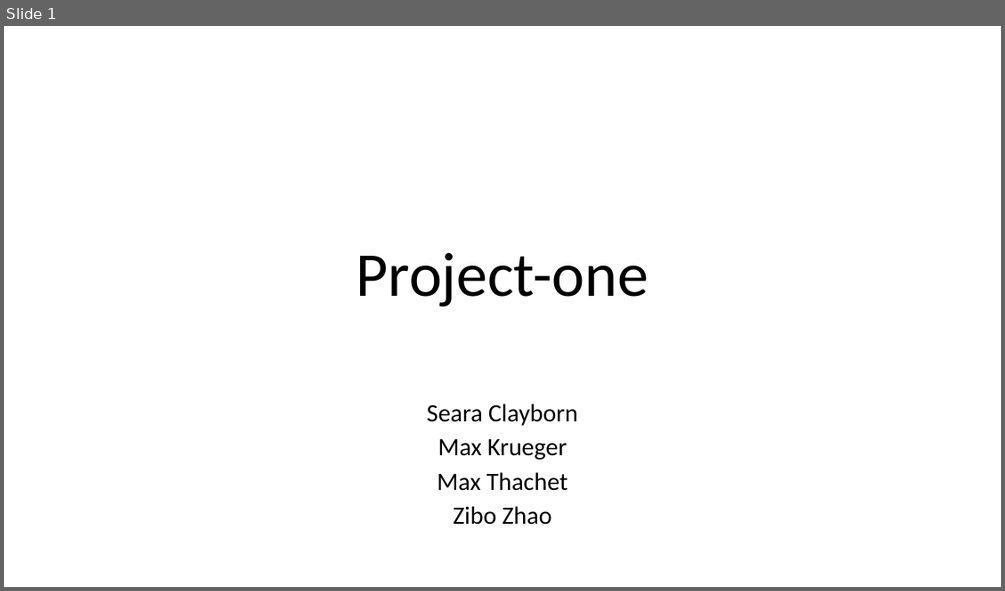
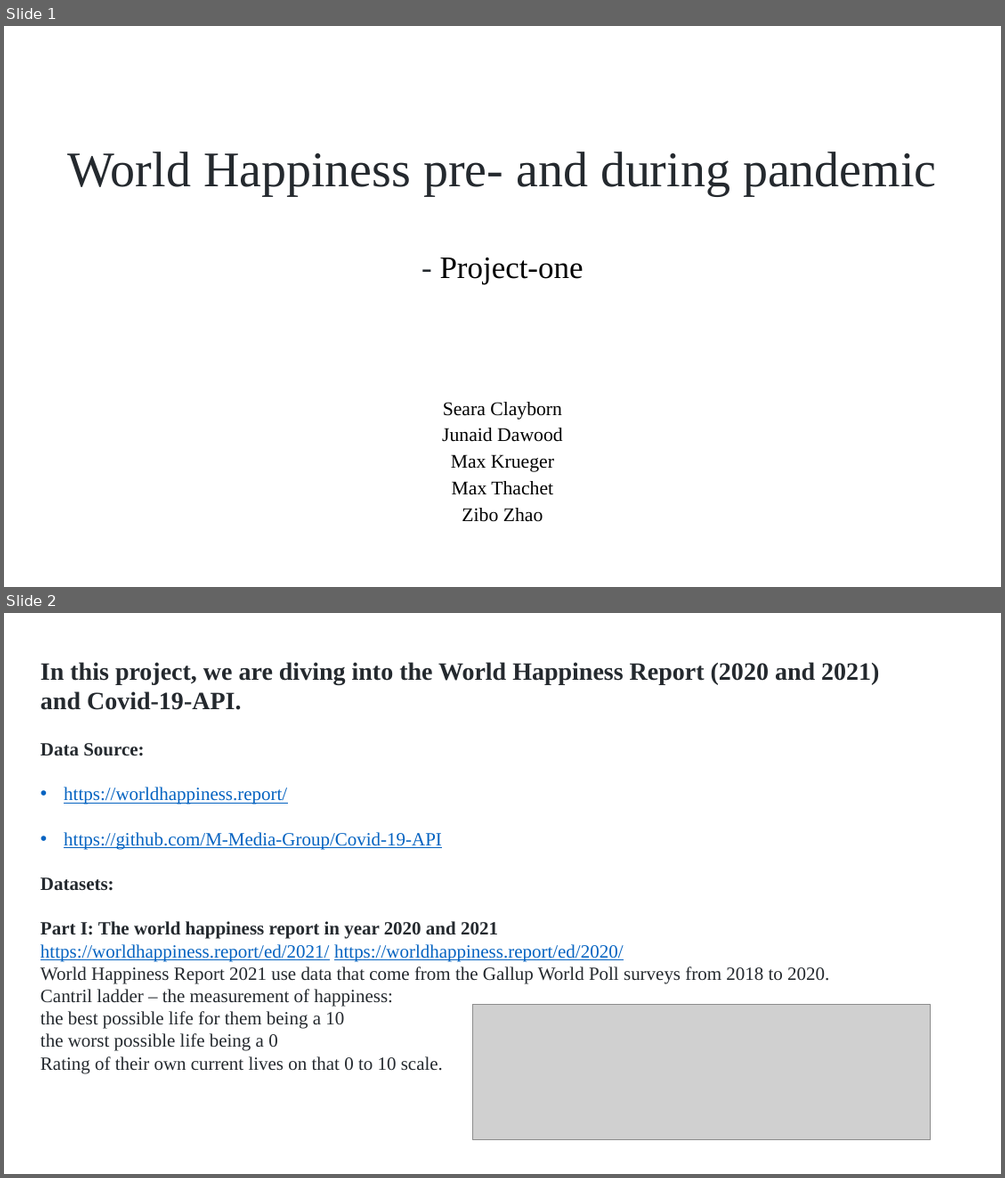
Before and after one commit to maxkrueger96/NU-Bootcamp-Data-Science-1, a slide deck: project_one.pptx. Shown one above the other, each under a label of ours: slide 1 before the commit, slides 1 and 2 after it. The pictures are 1005x591 and 1005x1178 pixels, drawn with LibreOffice and Linux fonts; fonts in the diff are those of the drawing; grey boxes stand for pictures. Boxes give left, top, right and bottom in pixels: in the first picture for what was removed or moved away, otherwise in the second. Text is boxed around its words. In the diff, an @@ line names an element or a change of style, - is before the commit and + after.

Commit message:
Zibo analysis update

```diff
--- a/project_one.pptx
+++ b/project_one.pptx
@@ slide 2 added at <box>4,613,1001,1174</box>, background #FFFFFF @@
@@ text added at <box>40,662,879,1073</box>, 18 pt, text #24292E @@
+In this project, we are diving into the World Happiness Report (2020 and 2021) and Covid-19-API.
+Data Source:
+• https://worldhappiness.report/
+• https://github.com/M-Media-Group/Covid-19-API
+Datasets:
+Part I: The world happiness report in year 2020 and 2021
+https://worldhappiness.report/ed/2021/ https://worldhappiness.report/ed/2020/
+World Happiness Report 2021 use data that come from the Gallup World Poll surveys from 2018 to 2020.
+Cantril ladder – the measurement of happiness:
+the best possible life for them being a 10
+the worst possible life being a 0
+Rating of their own current lives on that 0 to 10 scale.
@@ picture added at <box>473,1005,930,1140</box> @@
@@ slide 1 changed as well @@
@@ title at <box>68,151,936,284</box>: text changed; size 60 to 48 pt; font Calibri to Times New Roman; text colour #000000 to #24292E @@
-Project-one
+World Happiness pre- and during pandemic
+- Project-one
@@ subtitle at <box>443,402,562,522</box>: size 24 to 18.6 pt, font Calibri to Times New Roman in "Seara Clayborn", "Max Krueger", "Max Thachet", "Zibo Zhao"; line spacing 0.8 to 0.7 @@
@@ subtitle at <box>442,427,562,442</box>: paragraph added @@
+Junaid Dawood
```
Also in this commit, not shown: 2 other slides changed, 3 other slides added, 13 other files.
